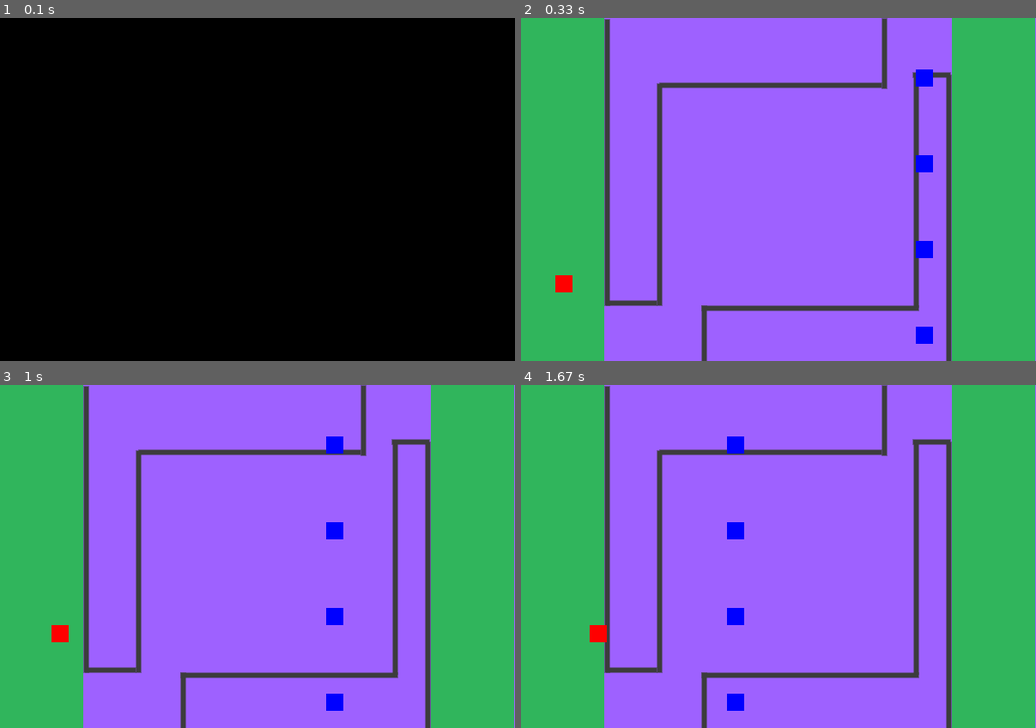
Above: before the commit, frames 1-4 (two rows, left to right).
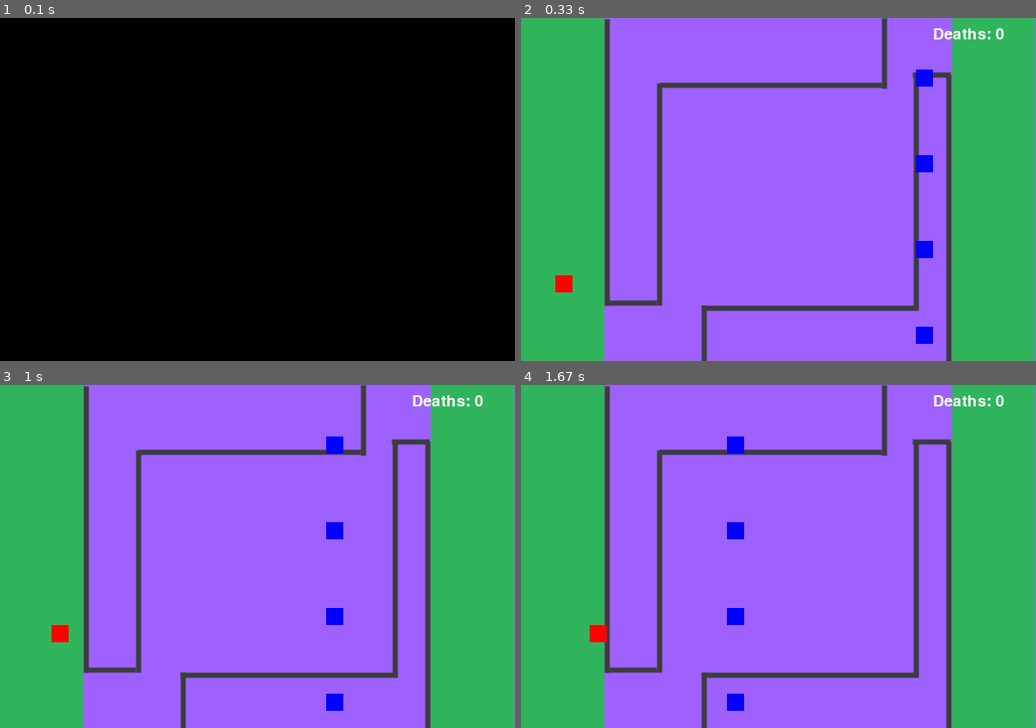
Above: after the commit, the same moments.

Repository: carolineap/hardest-pygame-ever
Game: pygame game, started from hardestGame.py
Same seed, same stepped clock (60 frames per second), same inputs: the game is played once before the commit and once after it.
Inputs:
- Up to frame 1 (0.1 s): no input
- Up to frame 2 (0.33 s): no input
- Up to frame 3 (1 s): hold Right 0.33-0.8 s; hold Up from 0.83 s (still down)
- Up to frame 4 (1.67 s): release Up at 1.13 s; hold Right 1.17-1.63 s

Frame 1 is identical in both runs. In frame 2, 0.2% of the frame differs, in the area x 80-94%, y 3-7%; in frame 3, 0.2%; in frame 4, 0.2%.

Commit message:
Add score

Diff:
--- a/hardestGame.py
+++ b/hardestGame.py
@@ -85,6 +85,15 @@
 def check_end(player):
     return (player[0] > endPlaceX[0]) and (endPlaceY[0] <= player[1] <= endPlaceY[1])
 
+font = pygame.font.Font('freesansbold.ttf', 18)
+score = 0
+
+def show_score():
+    score_font = font.render('Deaths: %s' % (score), True, (255, 255, 255))
+    score_rect = score_font.get_rect()
+    score_rect.topleft = (600 - 120, 10)
+    screen.blit(score_font, score_rect)
+
 while not game_over:
 
     clock.tick(10)
@@ -127,6 +136,7 @@
         if(collision(player,i)):
             punchSound = mixer.Sound("SoundTrack/punch.wav")
             punchSound.play()
+            score += 1 #number of deaths
             player = startPlayerPosition()
             break
 
@@ -147,6 +157,7 @@
     #Player movement
     screen.blit(player_skin,player)
 
+    show_score()
     #check if is the end point
     if (check_end(player)):
         game_over = True
